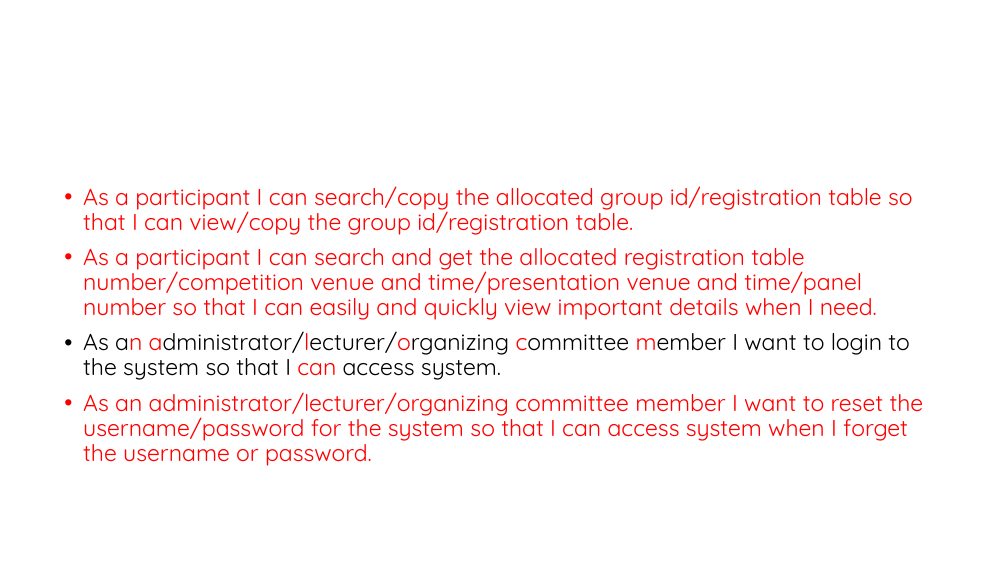
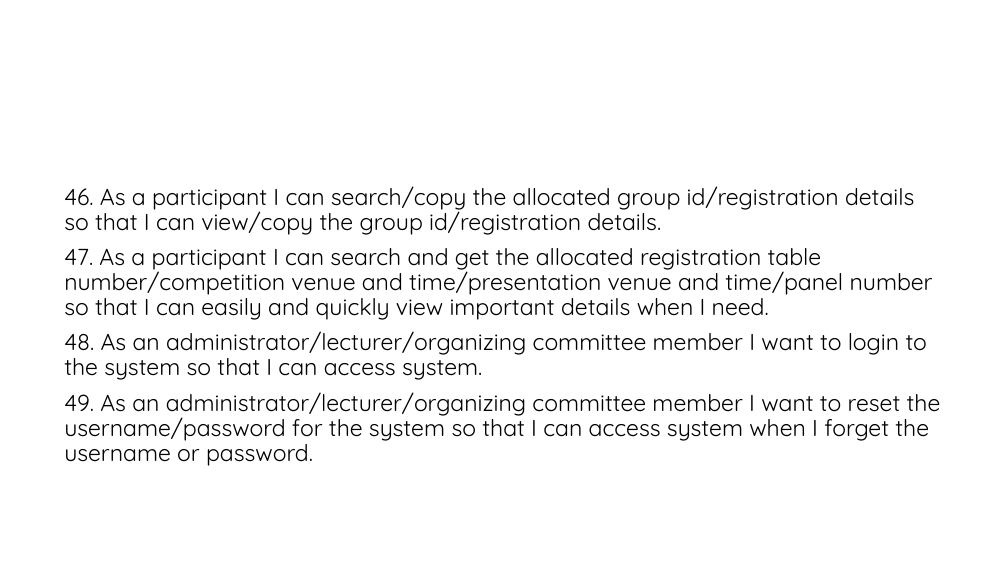
Before and after one commit to Sajith16/CSSEDocs, a slide deck: slide 14 of CodeFest-Management-Tool.pptx. Drawn at 1008x567 pixels with LibreOffice and Linux fonts; fonts in the diff are those of the drawing; background and template pictures are left out. Boxes give left, top, right and bottom in pixels: in the first picture for what was removed or moved away, otherwise in the second. Text is boxed around its words. In the diff, an @@ line names an element or a change of style, - is before the commit and + after.

```diff
--- a/CodeFest-Management-Tool.pptx
+++ b/CodeFest-Management-Tool.pptx
@@ text at (64,186,941,466): text changed; text colour #FF0000 to #000000 @@
-• As a participant I can search/copy the allocated group id/registration table so that I can view/copy the group id/registration table.
-• As a participant I can search and get the allocated registration table number/competition venue and time/presentation venue and time/panel number so that I can easily and quickly view important details when I need.
-• As an administrator/lecturer/organizing committee member I want to login to the system so that I can access system.
-• As an administrator/lecturer/organizing committee member I want to reset the username/password for the system so that I can access system when I forget the username or password.
+46. As a participant I can search/copy the allocated group id/registration details so that I can view/copy the group id/registration details.
+47. As a participant I can search and get the allocated registration table number/competition venue and time/presentation venue and time/panel number so that I can easily and quickly view important details when I need.
+48. As an administrator/lecturer/organizing committee member I want to login to the system so that I can access system.
+49. As an administrator/lecturer/organizing committee member I want to reset the username/password for the system so that I can access system when I forget the username or password.
```
Also in this commit, not shown: 8 other slides changed.
